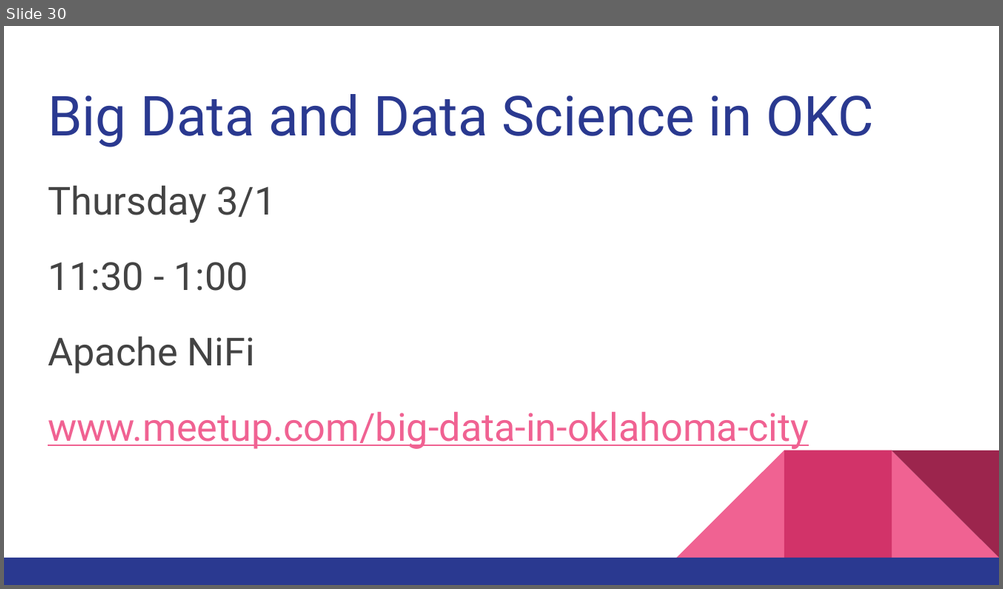
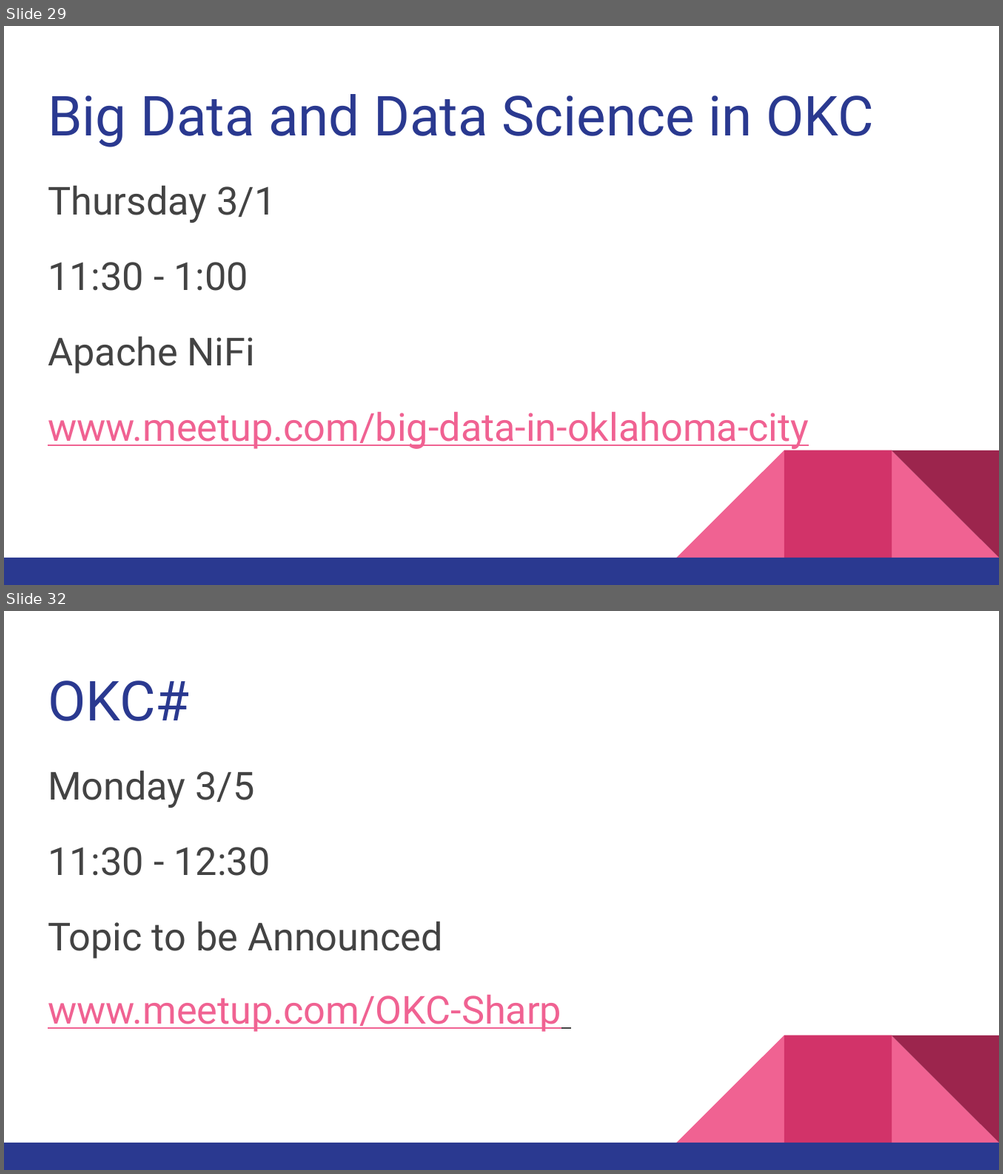
Before and after one commit to kacollins/slideshows, a slide deck: 2018-02-01.pptx. Shown one above the other, each under a label of ours: slide 30 before the commit, slides 29 and 32 after it; the slides between them are not shown. The pictures are 1003x589 and 1003x1174 pixels, drawn with LibreOffice and Linux fonts; fonts in the diff are those of the drawing. Boxes give left, top, right and bottom in pixels: in the first picture for what was removed or moved away, otherwise in the second. Text is boxed around its words. In the diff, an @@ line names an element or a change of style, - is before the commit and + after.

```diff
--- a/2018-02-01.pptx
+++ b/2018-02-01.pptx
@@ slide 32 added at (4, 611, 999, 1170), background #FFFFFF; not listed: 5 template elements that a slide beside it also shows @@
@@ title added at (48, 681, 189, 721), 40 pt, text #2A3990 @@
+OKC#
@@ text added at (48, 771, 561, 1032), 28 pt, text #434343 @@
+Monday 3/5
+11:30 - 12:30
+Topic to be Announced
+www.meetup.com/OKC-Sharp
@@ what was slide 30 is now slide 29 @@
```
Also in this commit, not shown: 2 slides changed, 2 other slides added.
